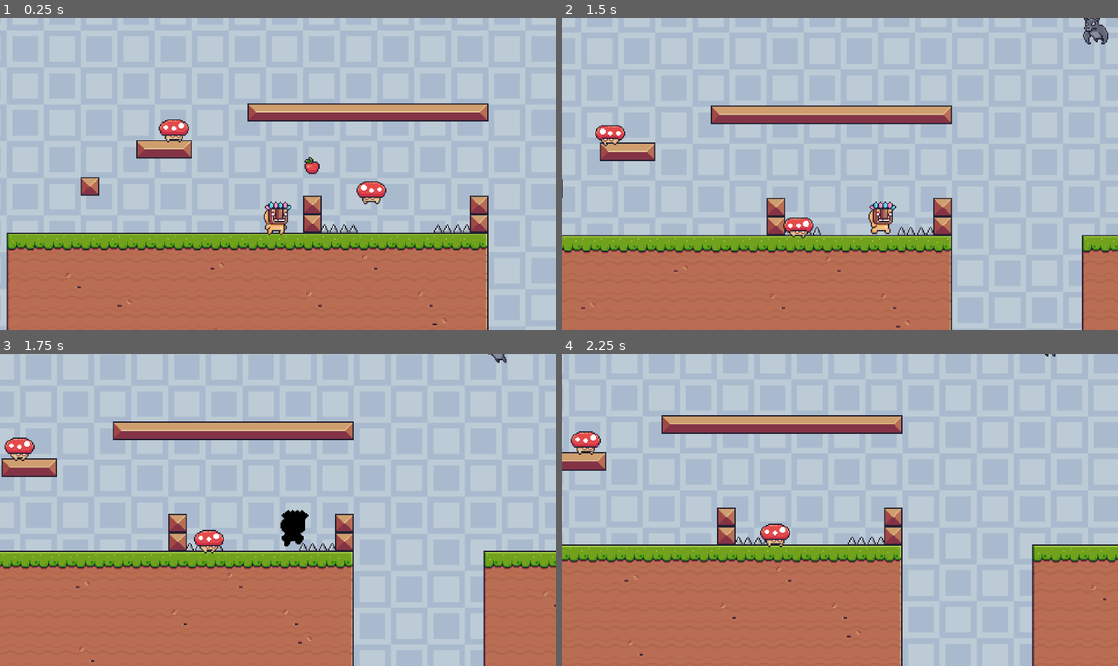
Above: before the commit, frames 1-4 (two rows, left to right).
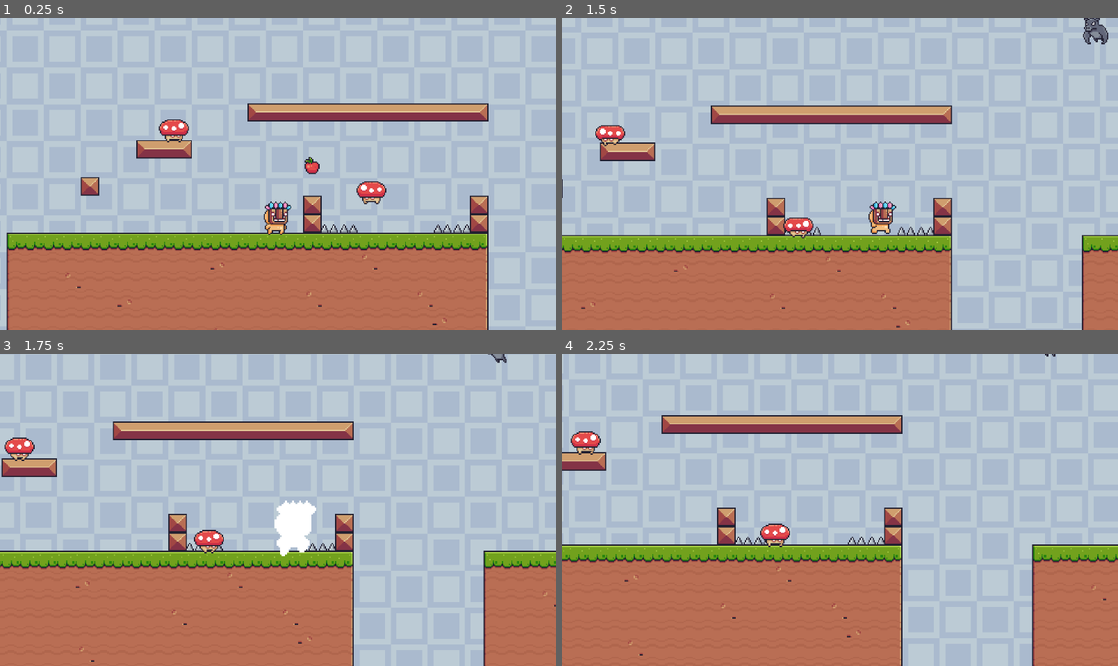
Above: after the commit, the same moments.

Repository: LaSierraDev/godot_practice_2d_platforms
Game: Godot game, scene res://scenes/levels/level_base.tscn
The game is run twice, just before and just after one commit, with the same random seed, the same clock (stepped at 60 frames per second) and the same inputs.
Inputs:
- Up to frame 1 (0.25 s): no input
- Up to frame 2 (1.5 s): hold D (right) from 0.53 s (still down); tap Space (jump) at 0.77 s
- Up to frame 3 (1.75 s): keep holding D (right); tap Space (jump) at 1.52 s
- Up to frame 4 (2.25 s): release D (right) at 2.03 s; hold A (left) from 2.03 s (still down)

Frames 1-2 are identical in both runs. In frame 3, 0.9% of the frame differs, in the area x 49-57%, y 46-65%; in frame 4, nothing differs.

Commit message:
[ART] improved character death animation

Diff:
--- a/scenes/player/player.tscn
+++ b/scenes/player/player.tscn
@@ -227,10 +227,34 @@
 "update": 0,
 "values": [Color(1, 1, 1, 1)]
 }
+tracks/1/type = "value"
+tracks/1/imported = false
+tracks/1/enabled = true
+tracks/1/path = NodePath(".:scale")
+tracks/1/interp = 1
+tracks/1/loop_wrap = true
+tracks/1/keys = {
+"times": PackedFloat32Array(0),
+"transitions": PackedFloat32Array(1),
+"update": 0,
+"values": [Vector2(1, 1)]
+}
+tracks/2/type = "value"
+tracks/2/imported = false
+tracks/2/enabled = true
+tracks/2/path = NodePath(".:rotation")
+tracks/2/interp = 1
+tracks/2/loop_wrap = true
+tracks/2/keys = {
+"times": PackedFloat32Array(0),
+"transitions": PackedFloat32Array(1),
+"update": 0,
+"values": [0.0]
+}
 
 [sub_resource type="Animation" id="Animation_p47bc"]
 resource_name = "dissapear"
-length = 0.3
+length = 0.6
 step = 0.005
 tracks/0/type = "value"
 tracks/0/imported = false
@@ -239,10 +263,34 @@
 tracks/0/interp = 1
 tracks/0/loop_wrap = true
 tracks/0/keys = {
-"times": PackedFloat32Array(0, 0.0001, 0.05, 0.1, 0.15, 0.2, 0.3),
+"times": PackedFloat32Array(0, 0.0001, 0.3, 0.32500002, 0.35000002, 0.38500002, 0.55),
 "transitions": PackedFloat32Array(1, 0, 0, 0, 0, 1, 1),
 "update": 0,
 "values": [Color(0.012617171, 0.00041770935, 0.00041770935, 1), Color(18.892157, 18.892157, 18.892157, 1), Color(0.007843138, 0, 0, 1), Color(18.892157, 0, 0, 1), Color(0.012617171, 0.00041770935, 0.00041770935, 1), Color(18.892157, 0, 0, 1), Color(1, 0, 0, 0)]
+}
+tracks/1/type = "value"
+tracks/1/imported = false
+tracks/1/enabled = true
+tracks/1/path = NodePath(".:scale")
+tracks/1/interp = 1
+tracks/1/loop_wrap = true
+tracks/1/keys = {
+"times": PackedFloat32Array(0, 0.099999994, 0.3, 0.33500004, 0.38500002, 0.55),
+"transitions": PackedFloat32Array(1, 1, 1, 1, 1, 1),
+"update": 0,
+"values": [Vector2(1, 1), Vector2(1.5, 1.5), Vector2(1.5, 1.5), Vector2(1, 1), Vector2(1, 1), Vector2(0, 0)]
+}
+tracks/2/type = "value"
+tracks/2/imported = false
+tracks/2/enabled = true
+tracks/2/path = NodePath(".:rotation")
+tracks/2/interp = 2
+tracks/2/loop_wrap = true
+tracks/2/keys = {
+"times": PackedFloat32Array(0, 0.099999994, 0.30148646, 0.33513314, 0.37013313, 0.4048316, 0.43983155, 0.47524244, 0.5102424, 0.55),
+"transitions": PackedFloat32Array(1, 0, 0, 1, 1, 1, 1, 1, 1, 1),
+"update": 0,
+"values": [0.0, 0.0, 0.0, 0.2617993877991494, -0.2617993877991494, 0.2617993877991494, -0.2617993877991494, 0.2617993877991494, -0.2617993877991494, 0.2617993877991494]
 }
 
 [sub_resource type="AnimationLibrary" id="AnimationLibrary_75vfm"]
@@ -260,7 +308,7 @@
 sprite_frames = SubResource("SpriteFrames_ugbui")
 animation = &"idle"
 autoplay = "idle"
-frame_progress = 0.6335201
+frame_progress = 0.069388606
 
 [node name="CollisionShape2D" type="CollisionShape2D" parent="." unique_id=1797229877]
 position = Vector2(0.5, 5.5)
